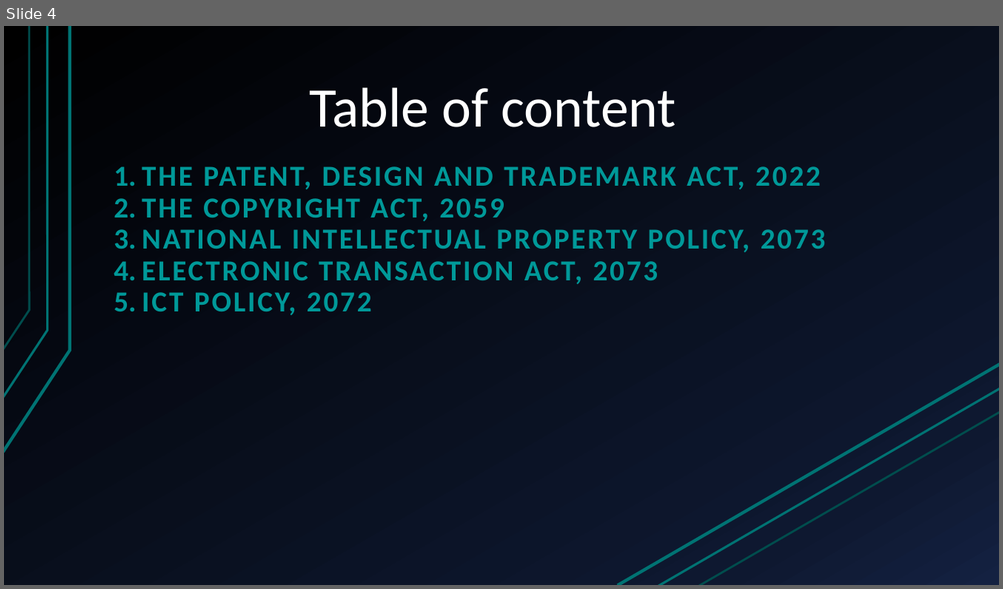
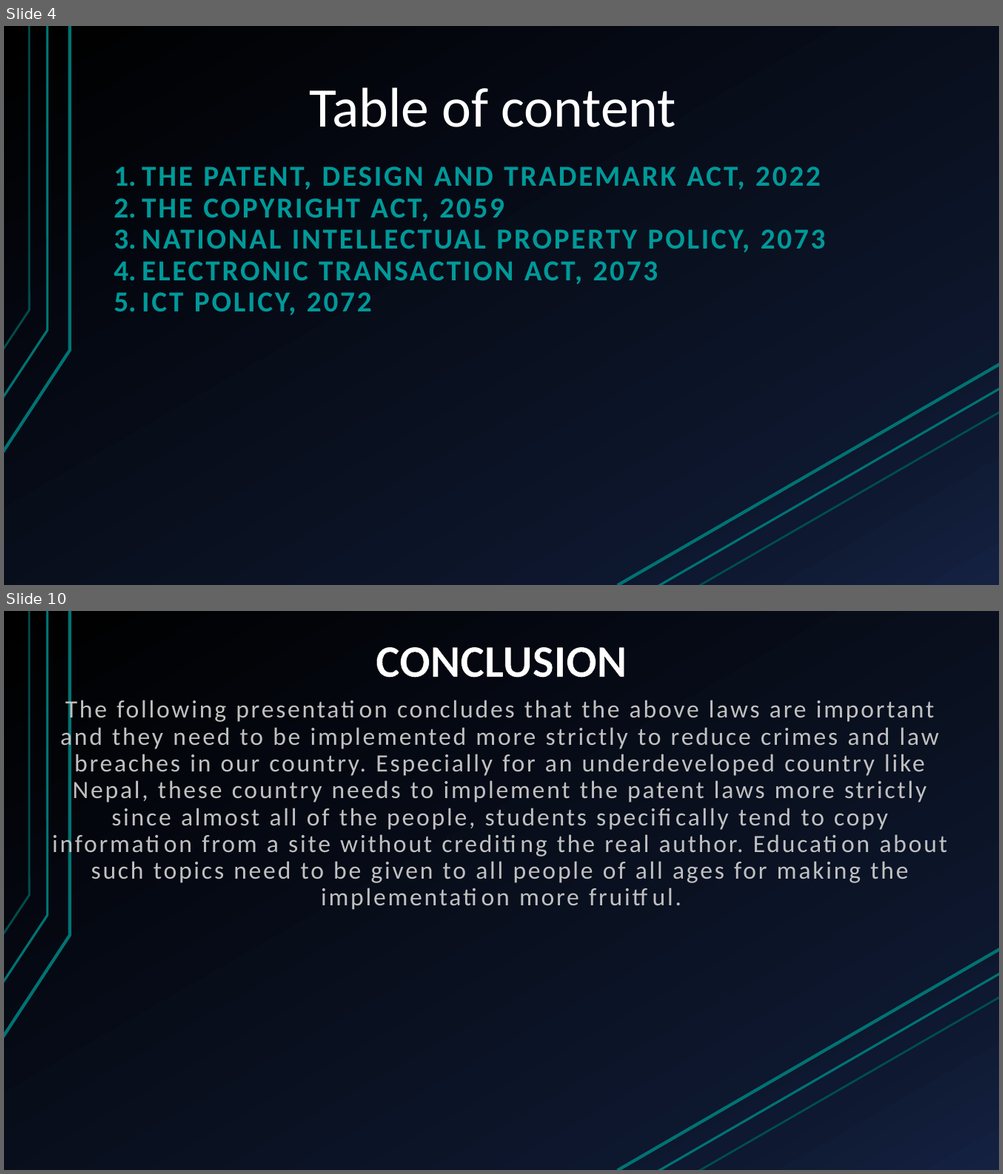
Before and after one commit to pranavkattel/comp-website, a slide deck: presentation.pptx. Shown one above the other, each under a label of ours: slide 4 before the commit, slides 4 and 10 after it; the slides between them are not shown. The pictures are 1003x589 and 1003x1174 pixels, drawn with LibreOffice and Linux fonts; fonts in the diff are those of the drawing. Boxes give left, top, right and bottom in pixels: in the first picture for what was removed or moved away, otherwise in the second. Text is boxed around its words. In the diff, an @@ line names an element or a change of style, - is before the commit and + after.

```diff
--- a/presentation.pptx
+++ b/presentation.pptx
@@ slide 10 added at (x1=4, y1=611, x2=999, y2=1170), background gradient #000000 to #0F1931 to #142242; not listed: 6 template elements that a slide beside it also shows @@
@@ title added at (x1=375, y1=647, x2=626, y2=678), 44 pt, text #FFFFFF, bold @@
+CONCLUSION
@@ text added at (x1=60, y1=698, x2=948, y2=906), 24 pt, text #C0C0C0 @@
+The following presentation concludes that the above laws are important and they need to be implemented more strictly to reduce crimes and law breaches in our country. Especially for an underdeveloped country like Nepal, these country needs to implement the patent laws more strictly since almost all of the people, students specifically tend to copy information from a site without crediting the real author. Education about such topics need to be given to all people of all ages for making the implementation more fruitful.
```
Also in this commit, not shown: 5 slides changed, 3 other slides added, 3 slides removed.
